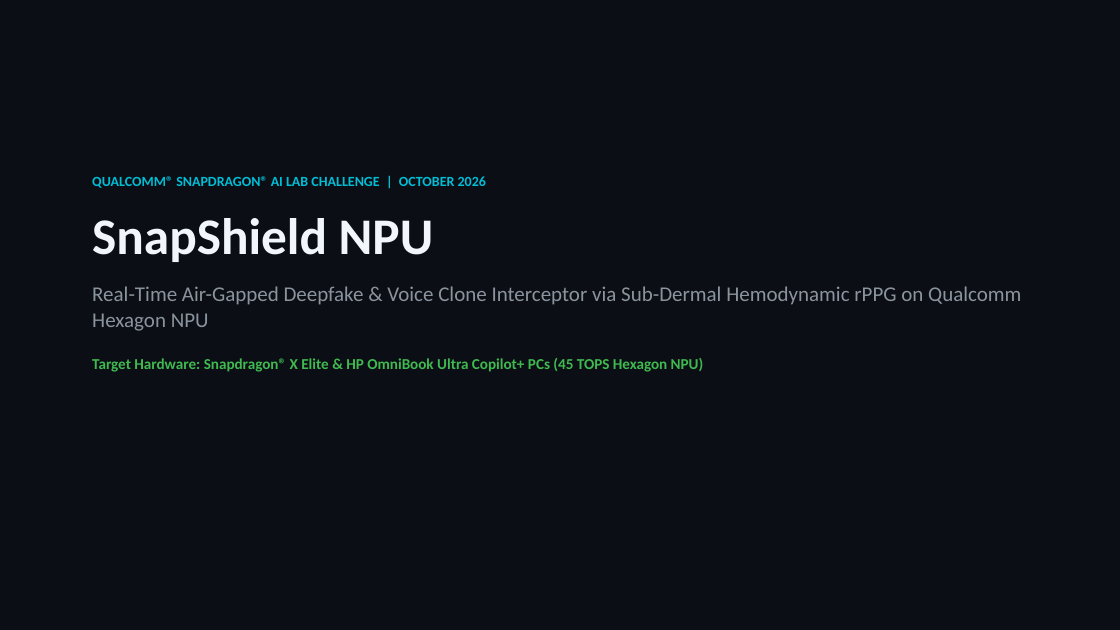
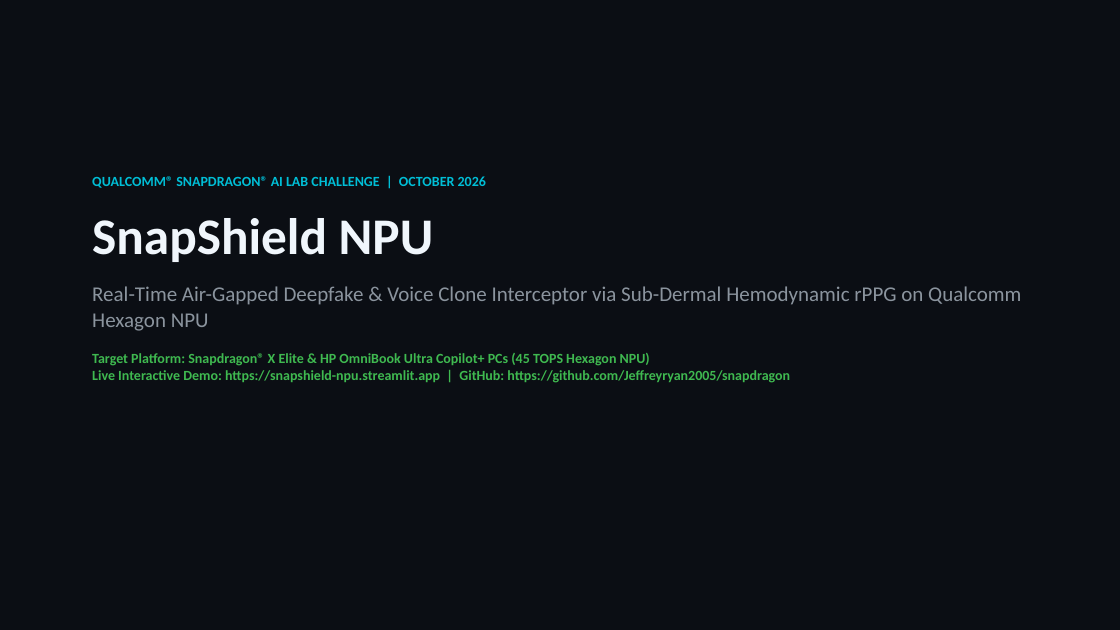
Before and after one commit to Jeffreyryan2005/snapdragon, a slide deck: slide 1 of docs/SnapShield_Pitch_Deck.pptx. Drawn at 1120x630 pixels with LibreOffice and Linux fonts; fonts in the diff are those of the drawing. Boxes give left, top, right and bottom in pixels: in the first picture for what was removed or moved away, otherwise in the second. Text is boxed around its words. In the diff, an @@ line names an element or a change of style, - is before the commit and + after.

Commit message:
docs: refresh presentation decks and whitepapers with live demo and repository links

```diff
--- a/docs/SnapShield_Pitch_Deck.pptx
+++ b/docs/SnapShield_Pitch_Deck.pptx
@@ text at (92,353,790,383): text changed; size 13 to 12 pt @@
-Target Hardware: Snapdragon® X Elite & HP OmniBook Ultra Copilot+ PCs (45 TOPS Hexagon NPU)
+Target Platform: Snapdragon® X Elite & HP OmniBook Ultra Copilot+ PCs (45 TOPS Hexagon NPU)
+Live Interactive Demo: https://snapshield-npu.streamlit.app | GitHub: https://github.com/Jeffreyryan2005/snapdragon
```
Also in this commit, not shown: 1 other slide changed, 4 other files.
